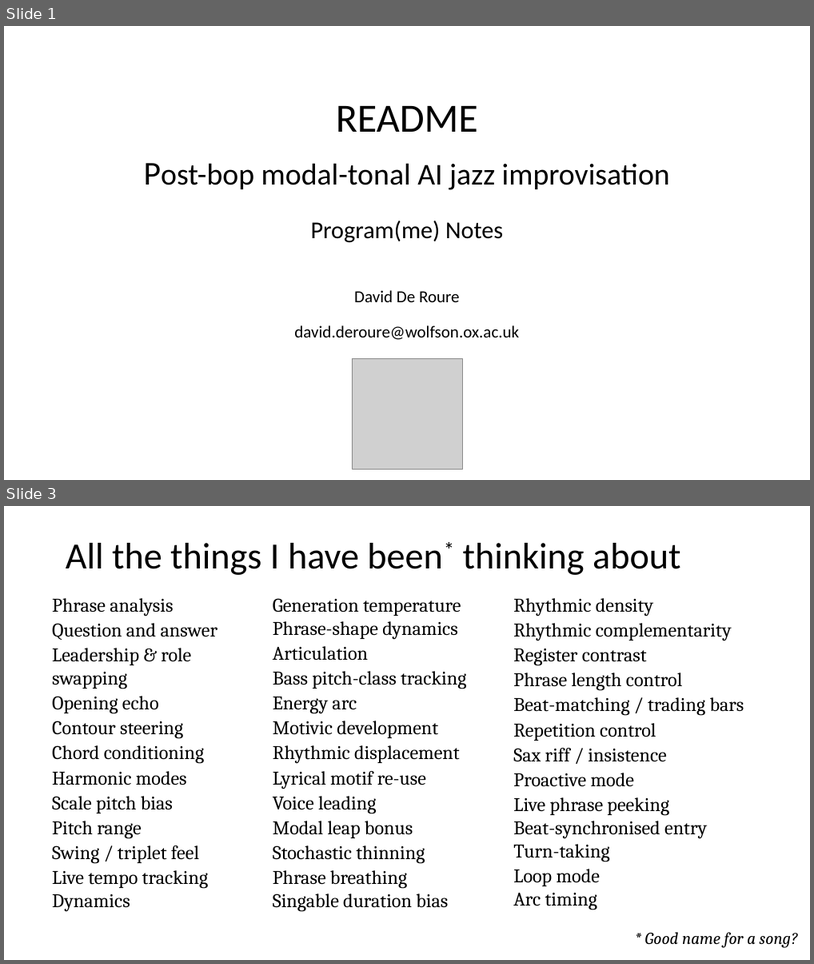
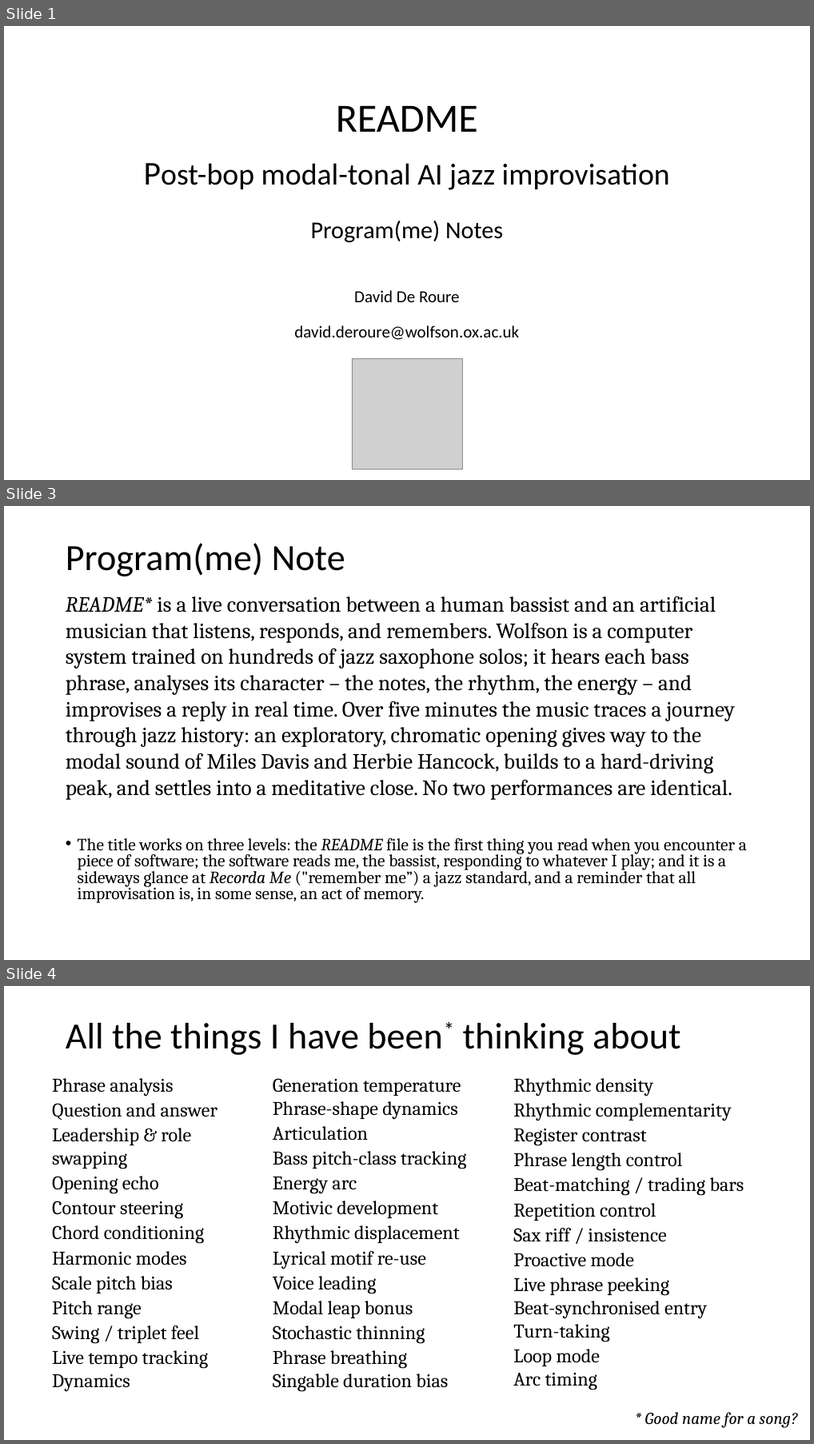
Before and after one commit to davidderoure/wolfson, a slide deck: docs/wolfson.pptx. Shown one above the other, each under a label of ours: slides 1 and 3 before the commit, slides 1, 3 and 4 after it; the slides between them are not shown. The pictures are 814x964 and 814x1444 pixels, drawn with LibreOffice and Linux fonts; fonts in the diff are those of the drawing; grey boxes stand for pictures. Boxes give left, top, right and bottom in pixels: in the first picture for what was removed or moved away, otherwise in the second. Text is boxed around its words. In the diff, an @@ line names an element or a change of style, - is before the commit and + after.

```diff
--- a/docs/wolfson.pptx
+++ b/docs/wolfson.pptx
@@ slide 3 added at (4, 506, 810, 960), background #FFFFFF @@
@@ title added at (66, 543, 346, 576), 44 pt, text #000000 @@
+Program(me) Note
@@ text added at (66, 596, 747, 903), 25.9 pt, text #000000 @@
+README* is a live conversation between a human bassist and an artificial musician that listens, responds, and remembers. Wolfson is a computer system trained on hundreds of jazz saxophone solos; it hears each bass phrase, analyses its character – the notes, the rhythm, the energy – and improvises a reply in real time. Over five minutes the music traces a journey through jazz history: an exploratory, chromatic opening gives way to the modal sound of Miles Davis and Herbie Hancock, builds to a hard-driving peak, and settles into a meditative close. No two performances are identical.
+• The title works on three levels: the README file is the first thing you read when you encounter a piece of software; the software reads me, the bassist, responding to whatever I play; and it is a sideways glance at Recorda Me ("remember me”) a jazz standard, and a reminder that all improvisation is, in some sense, an act of memory.
@@ what was slide 3 is now slide 4 @@
```
Also in this commit, not shown: 3 slides changed, 1 other slide added, 5 other files.
